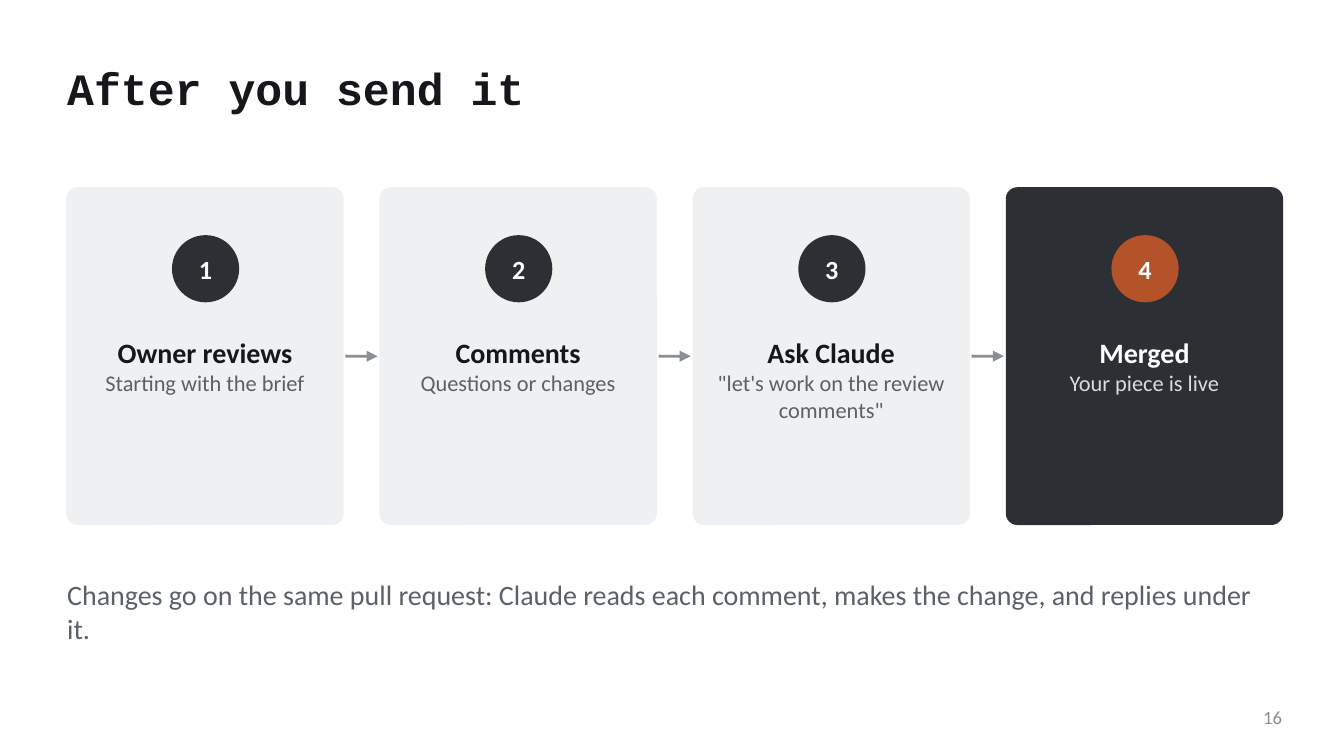
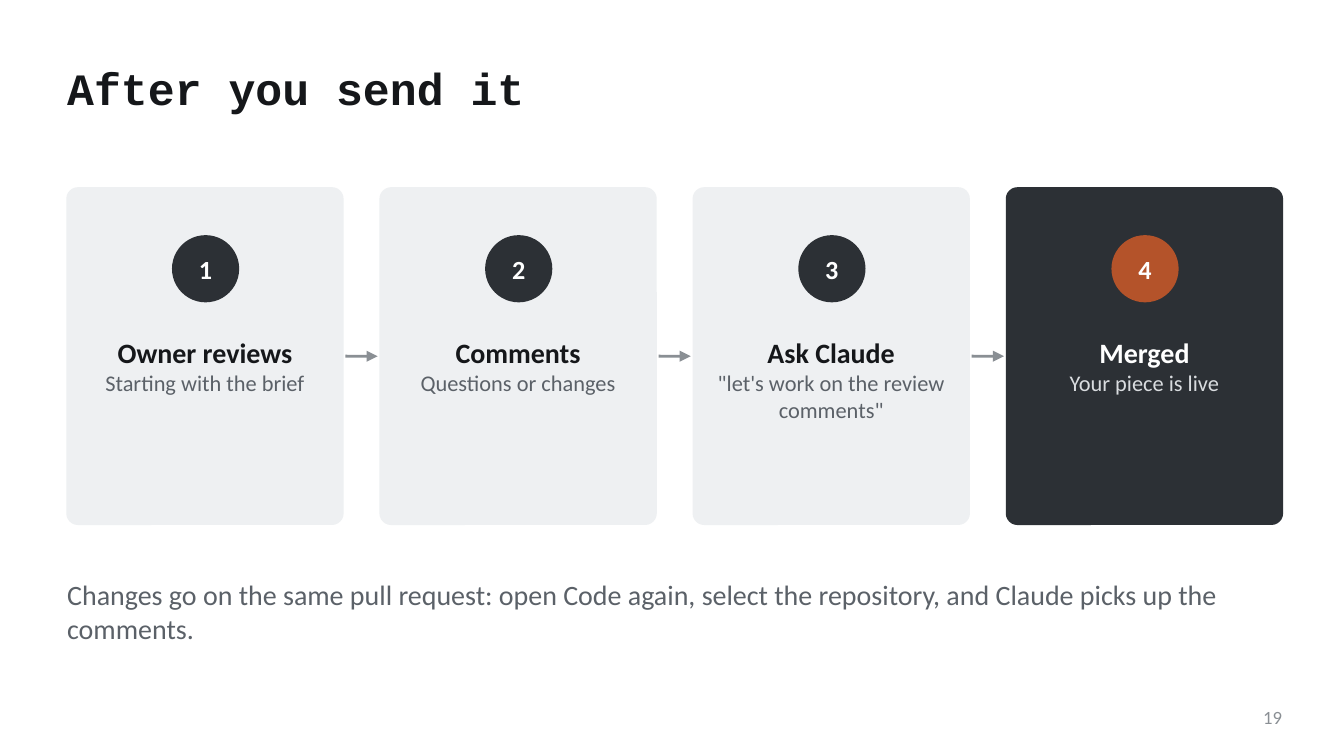
Before and after one commit to mfprado/acrylic-furniture, a slide deck: slide 19 of docs/contributing-guide.pptx (slide 16 before the commit). Drawn at 1344x756 pixels with LibreOffice and Linux fonts; fonts in the diff are those of the drawing. Boxes give left, top, right and bottom in pixels: in the first picture for what was removed or moved away, otherwise in the second. Text is boxed around its words. In the diff, an @@ line names an element or a change of style, - is before the commit and + after.

```diff
--- a/docs/contributing-guide.pptx
+++ b/docs/contributing-guide.pptx
@@ text at (x1=67, y1=585, x2=1216, y2=639): text changed @@
-Changes go on the same pull request: Claude reads each comment, makes the change, and replies under it.
+Changes go on the same pull request: open Code again, select the repository, and Claude picks up the comments.
@@ page number at (x1=1263, y1=712, x2=1282, y2=724): text changed @@
-16
+19
```
Also in this commit, not shown: 8 other slides changed, 8 slides added, 5 slides removed, 3 other files.
